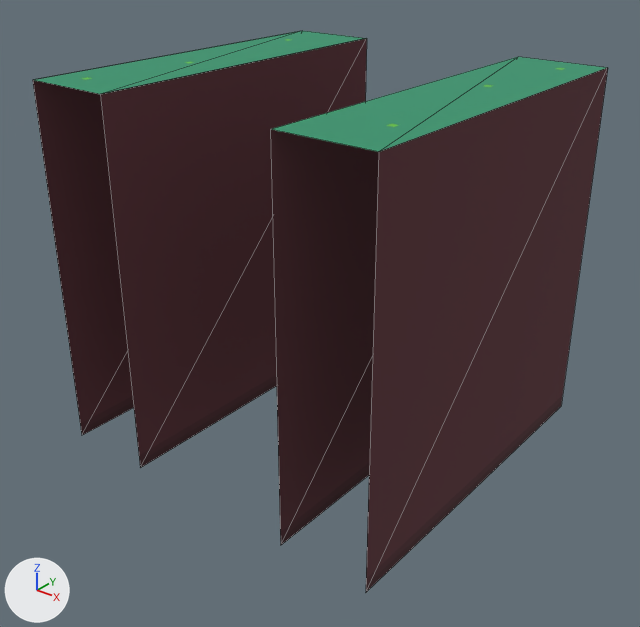
An edit to the glTF model Global_Resources/Mapping/3D/Below/Broko_Town/Exterior/Water_1/Models/Pit_Single_Down_Top_Center.glb, drawn before and after from the same camera.
Camera for both pictures: a 50 mm lens placed at (1.362, -1.74, 1.419), pointed at (0.018, -0.061, 0.377). The lights are fixed; the arrows at lower left show +X, +Y and +Z. The first picture is the older version. Mesh edges are drawn as thin lines.

The scene before the commit, as lines of its bpy script (objects in view):
```python
me_water_1_pit_single_down_top_center = bpy.data.meshes.new('Water_1_Pit_Single_Down_Top_Center')
me_water_1_pit_single_down_top_center.from_pydata(...)  # 24 vertices, 12 faces; spans x -0.5..0.5, y -0.5..0.5, z 0.0..1.0
# faces by material slot: [8, 4]
me_water_1_pit_single_down_top_center.materials.append(mat_water_1_side_down_center)  # picture img_side_down_center
me_water_1_pit_single_down_top_center.materials.append(mat_water_1_pit_top_down_center)  # picture img_pit_top_down_center
# before: 0 (-0.5, -0.5, 1.0) at pixel (32, 79), 2 (-0.5, 0.5, 1.0) at pixel (302, 30), 4 (-0.25, -0.5, 1.0) at pixel (100, 94), 6 (-0.25, 0.5, 1.0) at pixel (366, 38), 16 (-0.5, 0.5, 1.0) at pixel (302, 30)
# before: 17 (-0.25, 0.5, 1.0) at pixel (366, 38), 18 (-0.5, -0.5, 1.0) at pixel (32, 79), 19 (-0.25, -0.5, 1.0) at pixel (100, 94)
# before: 8 (0.25, -0.5, 1.0) at pixel (270, 129), 10 (0.25, 0.5, 1.0) at pixel (518, 56), 12 (0.5, -0.5, 1.0) at pixel (378, 151), 14 (0.5, 0.5, 1.0) at pixel (607, 67), 20 (0.5, -0.5, 1.0) at pixel (378, 151)
# before: 21 (0.25, -0.5, 1.0) at pixel (270, 129), 22 (0.5, 0.5, 1.0) at pixel (607, 67), 23 (0.25, 0.5, 1.0) at pixel (518, 56)
ob_water_1_pit_single_down_top_center = bpy.data.objects.new('Water_1_Pit_Single_Down_Top_Center', me_water_1_pit_single_down_top_center)
ob_water_1_pit_single_down_top_center.location = (0.0, 0.0, 0.0)
```
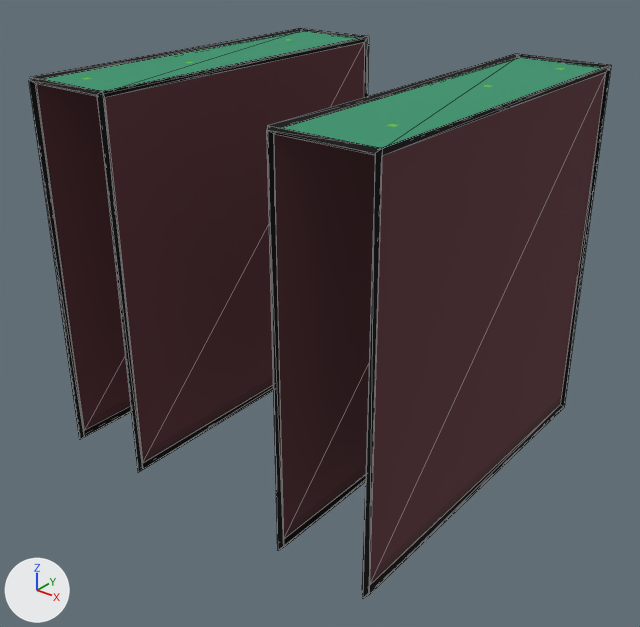
What differs and where, as boxes [x1, y1, x2, y2] in the pictures (640 x 627 px; the box of a moved part takes in the faces that stretch with it):
'Water_1_Pit_Single_Down_Top_Center', reshaped: before [33, 31, 608, 592]; after [29, 28, 611, 598]
part 1 of me_water_1_pit_single_down_top_center, added: after [29, 28, 369, 472]
part 2 of me_water_1_pit_single_down_top_center, added: after [267, 54, 611, 598]
part 3 of me_water_1_pit_single_down_top_center, moved or reshaped: before [35, 31, 366, 94]; after [45, 31, 357, 91]
part 4 of me_water_1_pit_single_down_top_center, moved or reshaped: before [271, 57, 607, 152]; after [283, 58, 601, 148]

Edits to the bpy script that builds the scene:
```text
Add mat_outline:
    mat_outline = principled_material('Outline')
    mat_outline.base_color = (0.0, 0.0, 0.0)  # black #000000
    mat_outline.roughness = 1.0
Change me_water_1_pit_single_down_top_center:
    used by ob_water_1_pit_single_down_top_center; location = (0.0, 0.0, 0.0)
    verts and faces of me_water_1_pit_single_down_top_center; kept vertices keep their numbers, new ones are numbered from 24
    remove me_water_1_pit_single_down_top_center.from_pydata(...)  # 24 vertices, 12 faces; spans x -0.5..0.5, y -0.5..0.5, z 0.0..1.0
    add me_water_1_pit_single_down_top_center.from_pydata(...)  # 88 vertices, 172 faces; spans x -0.51..0.51, y -0.51..0.51, z -0.01..1.007
    me_water_1_pit_single_down_top_center part 1: a new loose piece of 36 vertices spanning x -0.51..-0.24, y -0.51..0.51, z -0.01..1.007, in mat_outline (black #000000)
    me_water_1_pit_single_down_top_center part 2: a new loose piece of 36 vertices spanning x 0.24..0.51, y -0.51..0.51, z -0.01..1.007, in mat_outline (black #000000)
    me_water_1_pit_single_down_top_center part 3
    add delete_vertices([*range(16, 20)])  # with the faces that use them
    add faces += [(2, 4, 6), (0, 4, 2)]  # mat_water_1_pit_top_down_center (picture img_pit_top_down_center)
    me_water_1_pit_single_down_top_center part 4
    add delete_vertices([*range(20, 24)])  # with the faces that use them
    add faces += [(10, 12, 14), (8, 12, 10)]  # mat_water_1_pit_top_down_center (picture img_pit_top_down_center)
    add me_water_1_pit_single_down_top_center.materials.append(mat_outline)  # black #000000
```
